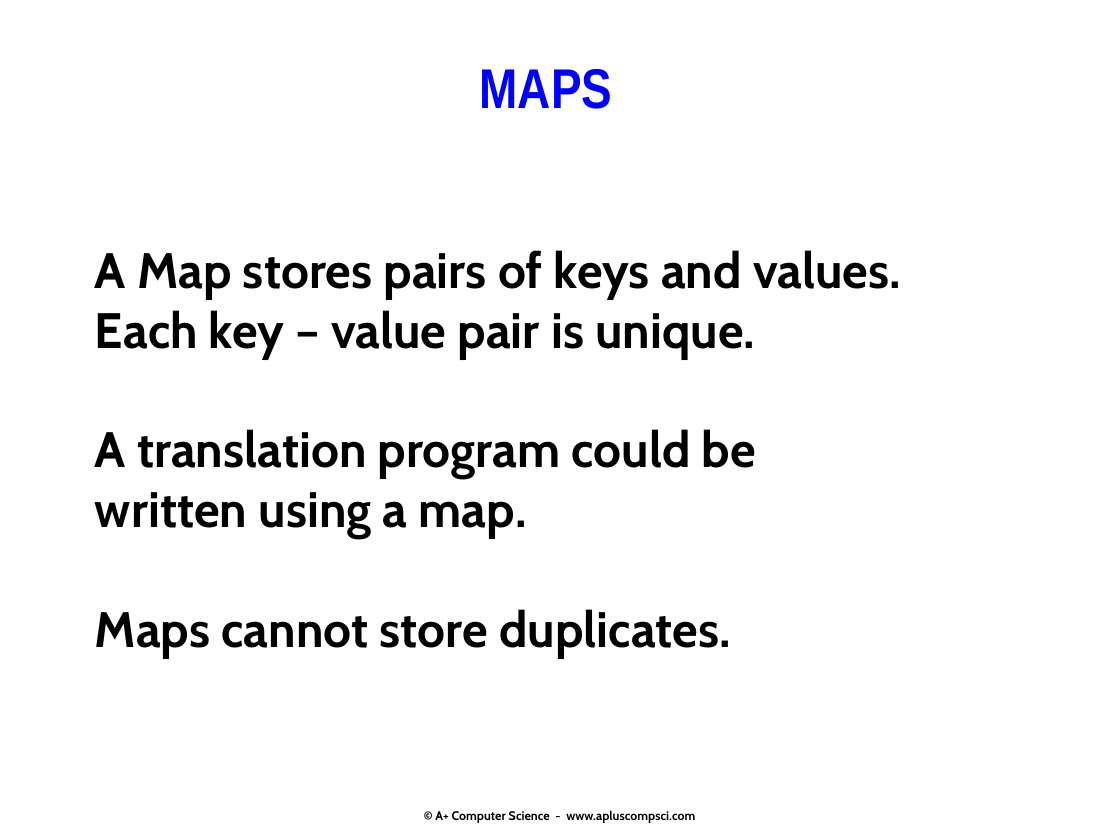
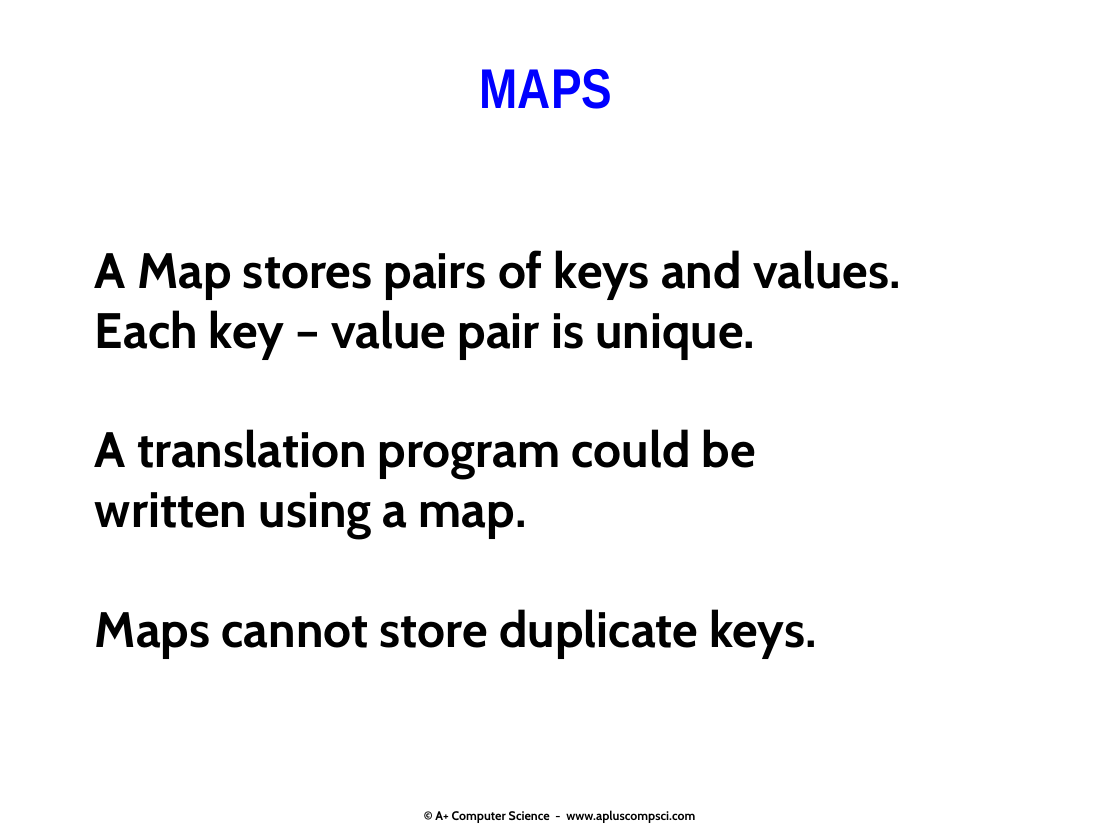
Before and after one commit to Cy-FairCS/cs3, a slide deck: slide 4 of u05b_maps/notes/8.maps.pptx. Drawn at 1120x840 pixels with LibreOffice and Linux fonts; fonts in the diff are those of the drawing. Boxes give left, top, right and bottom in pixels: in the first picture for what was removed or moved away, otherwise in the second. Text is boxed around its words. In the diff, an @@ line names an element or a change of style, - is before the commit and + after.

```diff
--- a/u05b_maps/notes/8.maps.pptx
+++ b/u05b_maps/notes/8.maps.pptx
@@ text at (x1=95, y1=609, x2=817, y2=657): text changed @@
-Maps cannot store duplicates.
+Maps cannot store duplicate keys.
```
Also in this commit, not shown: 10 other slides changed, 9 slides added, 6 slides removed, 1 other file.
